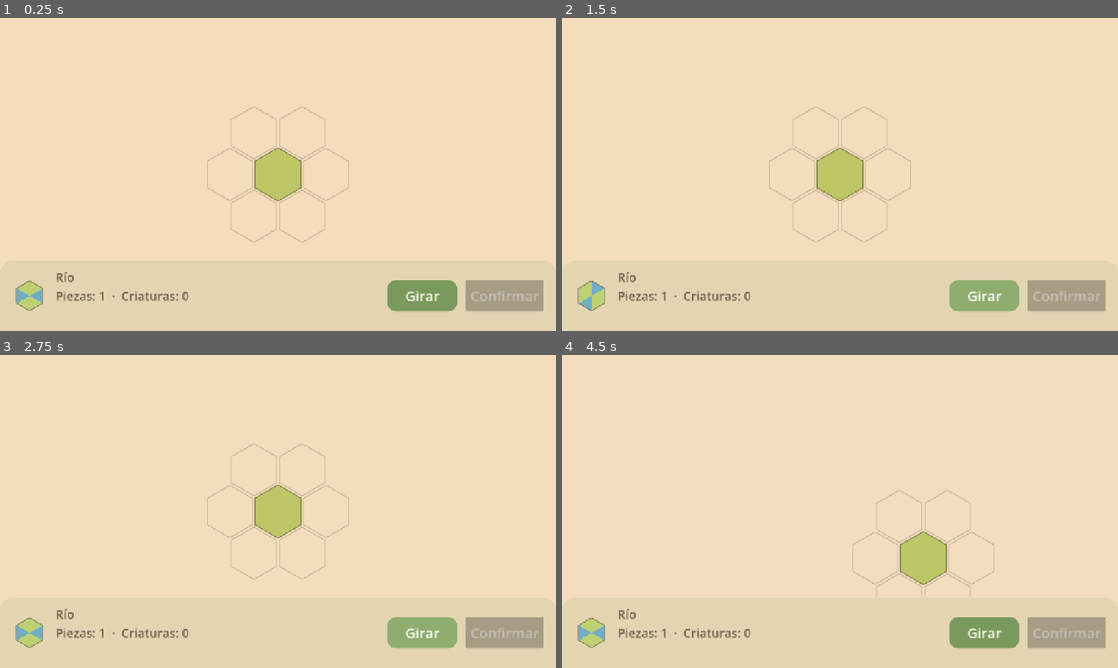
Above: before the commit, frames 1-4 (two rows, left to right).
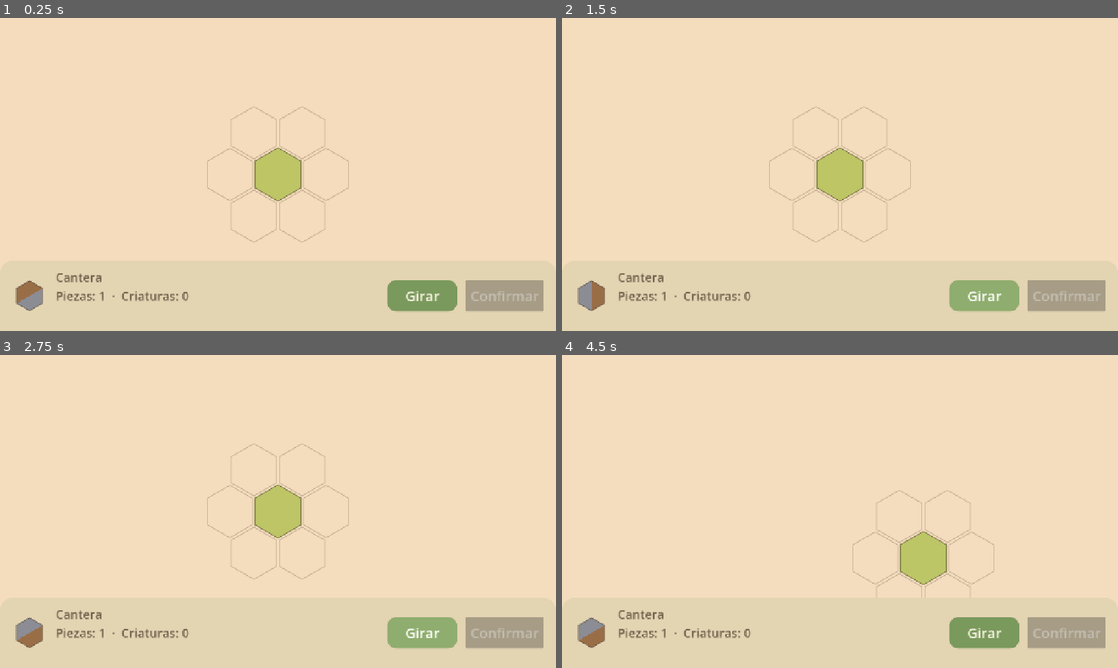
Above: after the commit, the same moments.

Repository: Rosnye/CozyG
Game: Godot game, scene res://scenes/juego.tscn
The game is run twice, just before and just after one commit, with the same random seed, the same clock (stepped at 60 frames per second) and the same inputs.
Inputs (mouse positions are in pixels of both pictures, inside the frame that each line leads up to):
- Up to frame 1 (0.25 s): no input
- Up to frame 2 (1.5 s): click "Girar" at 0.5 s; click "Girar" at 1.25 s
- Up to frame 3 (2.75 s): click "Girar" at 2 s
- Up to frame 4 (4.5 s): tap Enter at 2.75, 4.25 s; move the mouse to (962, 495) at 2.77 s; tap R at 2.85, 4.35 s; click (962, 495) at 2.92 s; tap Space at 3.02, 3.5 s; drag from (728, 527) to (812, 574) at 3.52 s; move the mouse to (895, 442) at 4.27 s; click (895, 442) at 4.42 s

The runs differ from the first frame. In frame 1, 0.5% of the frame differs, in the area x 3-19%, y 81-94%; in frame 2, 0.4%; in frame 3, 0.5%; in frame 4, 0.5%.

Commit message:
Nuevos biomas (tierra, piedra, mineral), recursos, construcciones y economia con pruebas
Co-Authored-By: Claude Sonnet 5.5 <noreply@anthropic.com>

Diff:
--- /dev/null
+++ b/data/construcciones/aserradero.tres
@@ -0,0 +1,13 @@
+[gd_resource type="Resource" script_class="ConstruccionDatos" load_steps=2 format=3]
+
+[ext_resource type="Script" path="res://scripts/construccion_datos.gd" id="1"]
+
+[resource]
+script = ExtResource("1")
+id = &"aserradero"
+nombre = "Aserradero"
+color = Color(0.55, 0.38, 0.22, 1)
+produce = &"madera"
+por_minuto = 12.0
+afinidad = {&"bosque": 1.0}
+costo = {&"madera": 8}
--- /dev/null
+++ b/data/construcciones/cantera.tres
@@ -0,0 +1,13 @@
+[gd_resource type="Resource" script_class="ConstruccionDatos" load_steps=2 format=3]
+
+[ext_resource type="Script" path="res://scripts/construccion_datos.gd" id="1"]
+
+[resource]
+script = ExtResource("1")
+id = &"cantera"
+nombre = "Cantera"
+color = Color(0.45, 0.45, 0.5, 1)
+produce = &"piedra"
+por_minuto = 10.0
+afinidad = {&"piedra": 1.0}
+costo = {&"madera": 15}
--- /dev/null
+++ b/data/construcciones/corral.tres
@@ -0,0 +1,13 @@
+[gd_resource type="Resource" script_class="ConstruccionDatos" load_steps=2 format=3]
+
+[ext_resource type="Script" path="res://scripts/construccion_datos.gd" id="1"]
+
+[resource]
+script = ExtResource("1")
+id = &"corral"
+nombre = "Corral"
+color = Color(0.8, 0.4, 0.38, 1)
+produce = &"carne"
+por_minuto = 10.0
+afinidad = {&"prado": 1.0}
+costo = {&"madera": 10}
--- /dev/null
+++ b/data/construcciones/granja_trigo.tres
@@ -0,0 +1,13 @@
+[gd_resource type="Resource" script_class="ConstruccionDatos" load_steps=2 format=3]
+
+[ext_resource type="Script" path="res://scripts/construccion_datos.gd" id="1"]
+
+[resource]
+script = ExtResource("1")
+id = &"granja_trigo"
+nombre = "Granja de trigo"
+color = Color(0.88, 0.72, 0.25, 1)
+produce = &"trigo"
+por_minuto = 12.0
+afinidad = {&"tierra": 1.0, &"prado": 0.3}
+costo = {&"madera": 12}
--- /dev/null
+++ b/data/construcciones/mina_plata.tres
@@ -0,0 +1,13 @@
+[gd_resource type="Resource" script_class="ConstruccionDatos" load_steps=2 format=3]
+
+[ext_resource type="Script" path="res://scripts/construccion_datos.gd" id="1"]
+
+[resource]
+script = ExtResource("1")
+id = &"mina_plata"
+nombre = "Mina de plata"
+color = Color(0.7, 0.75, 0.85, 1)
+produce = &"mineral"
+por_minuto = 6.0
+afinidad = {&"mineral": 1.0, &"piedra": 0.3}
+costo = {&"madera": 15, &"piedra": 10}
--- /dev/null
+++ b/data/construcciones/pesqueria.tres
@@ -0,0 +1,13 @@
+[gd_resource type="Resource" script_class="ConstruccionDatos" load_steps=2 format=3]
+
+[ext_resource type="Script" path="res://scripts/construccion_datos.gd" id="1"]
+
+[resource]
+script = ExtResource("1")
+id = &"pesqueria"
+nombre = "Pesquería"
+color = Color(0.3, 0.5, 0.75, 1)
+produce = &"pescado"
+por_minuto = 12.0
+afinidad = {&"agua": 1.0}
+costo = {&"madera": 10}
--- /dev/null
+++ b/data/piezas/campo.tres
@@ -0,0 +1,11 @@
+[gd_resource type="Resource" script_class="PiezaDatos" load_steps=2 format=3]
+
+[ext_resource type="Script" path="res://scripts/pieza_datos.gd" id="1"]
+
+[resource]
+script = ExtResource("1")
+id = &"campo"
+nombre = "Campo"
+color = Color(0.68, 0.62, 0.37, 1)
+peso = 2
+bordes = Array[StringName]([&"tierra", &"tierra", &"tierra", &"prado", &"prado", &"prado"])
--- /dev/null
+++ b/data/piezas/cantera.tres
@@ -0,0 +1,11 @@
+[gd_resource type="Resource" script_class="PiezaDatos" load_steps=2 format=3]
+
+[ext_resource type="Script" path="res://scripts/pieza_datos.gd" id="1"]
+
+[resource]
+script = ExtResource("1")
+id = &"cantera"
+nombre = "Cantera"
+color = Color(0.58, 0.49, 0.42, 1)
+peso = 2
+bordes = Array[StringName]([&"piedra", &"piedra", &"piedra", &"tierra", &"tierra", &"tierra"])
--- /dev/null
+++ b/data/piezas/mineral.tres
@@ -0,0 +1,11 @@
+[gd_resource type="Resource" script_class="PiezaDatos" load_steps=2 format=3]
+
+[ext_resource type="Script" path="res://scripts/pieza_datos.gd" id="1"]
+
+[resource]
+script = ExtResource("1")
+id = &"mineral"
+nombre = "Veta de plata"
+color = Color(0.8, 0.84, 0.9, 1)
+peso = 1
+bordes = Array[StringName]([&"mineral", &"mineral", &"mineral", &"mineral", &"mineral", &"mineral"])
--- /dev/null
+++ b/data/piezas/piedra.tres
@@ -0,0 +1,11 @@
+[gd_resource type="Resource" script_class="PiezaDatos" load_steps=2 format=3]
+
+[ext_resource type="Script" path="res://scripts/pieza_datos.gd" id="1"]
+
+[resource]
+script = ExtResource("1")
+id = &"piedra"
+nombre = "Mina"
+color = Color(0.55, 0.55, 0.58, 1)
+peso = 2
+bordes = Array[StringName]([&"piedra", &"piedra", &"piedra", &"piedra", &"piedra", &"piedra"])
--- /dev/null
+++ b/data/piezas/tierra.tres
@@ -0,0 +1,11 @@
+[gd_resource type="Resource" script_class="PiezaDatos" load_steps=2 format=3]
+
+[ext_resource type="Script" path="res://scripts/pieza_datos.gd" id="1"]
+
+[resource]
+script = ExtResource("1")
+id = &"tierra"
+nombre = "Tierra de cultivo"
+color = Color(0.6, 0.43, 0.28, 1)
+peso = 2
+bordes = Array[StringName]([&"tierra", &"tierra", &"tierra", &"tierra", &"tierra", &"tierra"])
--- /dev/null
+++ b/data/piezas/veta.tres
@@ -0,0 +1,11 @@
+[gd_resource type="Resource" script_class="PiezaDatos" load_steps=2 format=3]
+
+[ext_resource type="Script" path="res://scripts/pieza_datos.gd" id="1"]
+
+[resource]
+script = ExtResource("1")
+id = &"veta"
+nombre = "Filón"
+color = Color(0.68, 0.7, 0.74, 1)
+peso = 1
+bordes = Array[StringName]([&"mineral", &"mineral", &"piedra", &"piedra", &"piedra", &"piedra"])
--- /dev/null
+++ b/data/recursos/carne.tres
@@ -0,0 +1,10 @@
+[gd_resource type="Resource" script_class="RecursoDatos" load_steps=2 format=3]
+
+[ext_resource type="Script" path="res://scripts/recurso_datos.gd" id="1"]
+
+[resource]
+script = ExtResource("1")
+id = &"carne"
+nombre = "Carne"
+color = Color(0.85, 0.45, 0.42, 1)
+inicial = 0
--- /dev/null
+++ b/data/recursos/madera.tres
@@ -0,0 +1,10 @@
+[gd_resource type="Resource" script_class="RecursoDatos" load_steps=2 format=3]
+
+[ext_resource type="Script" path="res://scripts/recurso_datos.gd" id="1"]
+
+[resource]
+script = ExtResource("1")
+id = &"madera"
+nombre = "Madera"
+color = Color(0.6, 0.42, 0.25, 1)
+inicial = 20
--- /dev/null
+++ b/data/recursos/mineral.tres
@@ -0,0 +1,10 @@
+[gd_resource type="Resource" script_class="RecursoDatos" load_steps=2 format=3]
+
+[ext_resource type="Script" path="res://scripts/recurso_datos.gd" id="1"]
+
+[resource]
+script = ExtResource("1")
+id = &"mineral"
+nombre = "Mineral"
+color = Color(0.8, 0.84, 0.92, 1)
+inicial = 0
--- /dev/null
+++ b/data/recursos/pescado.tres
@@ -0,0 +1,10 @@
+[gd_resource type="Resource" script_class="RecursoDatos" load_steps=2 format=3]
+
+[ext_resource type="Script" path="res://scripts/recurso_datos.gd" id="1"]
+
+[resource]
+script = ExtResource("1")
+id = &"pescado"
+nombre = "Pescado"
+color = Color(0.4, 0.62, 0.85, 1)
+inicial = 0
--- /dev/null
+++ b/data/recursos/piedra.tres
@@ -0,0 +1,10 @@
+[gd_resource type="Resource" script_class="RecursoDatos" load_steps=2 format=3]
+
+[ext_resource type="Script" path="res://scripts/recurso_datos.gd" id="1"]
+
+[resource]
+script = ExtResource("1")
+id = &"piedra"
+nombre = "Piedra"
+color = Color(0.55, 0.55, 0.58, 1)
+inicial = 0
--- /dev/null
+++ b/data/recursos/trigo.tres
@@ -0,0 +1,10 @@
+[gd_resource type="Resource" script_class="RecursoDatos" load_steps=2 format=3]
+
+[ext_resource type="Script" path="res://scripts/recurso_datos.gd" id="1"]
+
+[resource]
+script = ExtResource("1")
+id = &"trigo"
+nombre = "Trigo"
+color = Color(0.93, 0.8, 0.35, 1)
+inicial = 0
--- a/data/terrenos.tres
+++ b/data/terrenos.tres
@@ -7,5 +7,8 @@
 colores = {
 &"agua": Color(0.45, 0.68, 0.78, 1),
 &"bosque": Color(0.36, 0.55, 0.34, 1),
-&"prado": Color(0.74, 0.82, 0.45, 1)
+&"mineral": Color(0.8, 0.84, 0.9, 1),
+&"piedra": Color(0.55, 0.55, 0.58, 1),
+&"prado": Color(0.74, 0.82, 0.45, 1),
+&"tierra": Color(0.6, 0.43, 0.28, 1)
 }
--- /dev/null
+++ b/scripts/construccion_datos.gd
@@ -0,0 +1,17 @@
+class_name ConstruccionDatos
+extends Resource
+## Una construcción que se puede levantar sobre una pieza y produce un recurso.
+## Rinde más o menos según los terrenos de los bordes de la pieza (`afinidad`).
+
+@export var id: StringName = &""
+@export var nombre: String = ""
+@export var color: Color = Color.WHITE
+## Recurso que produce.
+@export var produce: StringName = &""
+## Unidades por minuto con rendimiento del 100 %.
+@export var por_minuto: float = 12.0
+## Terreno -> aprovechamiento (1 = pleno). Cada borde de la pieza aporta 1/6.
+@export var afinidad: Dictionary = {}
+## Recurso -> cantidad que cuesta construirla.
+@export var costo: Dictionary = {}
+@export var arte: Texture2D
--- /dev/null
+++ b/scripts/economia.gd
@@ -0,0 +1,110 @@
+class_name Economia
+extends RefCounted
+## Recursos y construcciones. Lógica pura: no dibuja ni usa nodos.
+
+## Parte del costo que se devuelve al quitar una construcción.
+const DEVOLUCION: float = 0.5
+
+## id de recurso (StringName) -> cantidad (float, para acumular fracciones)
+var recursos: Dictionary = {}
+## Vector2i -> ConstruccionDatos
+var construcciones: Dictionary = {}
+
+
+## Empieza con las cantidades iniciales de cada recurso.
+func iniciar(datos: Array[RecursoDatos]) -> void:
+	recursos.clear()
+	construcciones.clear()
+	for recurso in datos:
+		recursos[recurso.id] = float(recurso.inicial)
+
+
+func cantidad(id: StringName) -> int:
+	# El pequeño margen evita que 2.9999999 se muestre como 2.
+	return floori(float(recursos.get(id, 0.0)) + 0.000001)
+
+
+## Rendimiento (0 a 1 o más) de una construcción sobre una pieza, según sus 6 bordes.
+static func eficiencia(construccion: ConstruccionDatos, pieza: PiezaDatos) -> float:
+	var total: float = 0.0
+	for direccion in 6:
+		total += float(construccion.afinidad.get(pieza.borde(direccion), 0.0))
+	return total / 6.0
+
+
+static func por_minuto(construccion: ConstruccionDatos, pieza: PiezaDatos) -> float:
+	return construccion.por_minuto * eficiencia(construccion, pieza)
+
+
+func puede_pagar(costo: Dictionary) -> bool:
+	for id: StringName in costo:
+		if cantidad(id) < int(costo[id]):
+			return false
+	return true
+
+
+func puede_construir(coord: Vector2i, construccion: ConstruccionDatos, tablero: Tablero) -> bool:
+	if not tablero.esta_ocupado(coord) or construcciones.has(coord):
+		return false
+	if eficiencia(construccion, tablero.pieza_en(coord)) <= 0.0:
+		return false
+	return puede_pagar(construccion.costo)
+
+
+func construir(coord: Vector2i, construccion: ConstruccionDatos, tablero: Tablero) -> bool:
+	if not puede_construir(coord, construccion, tablero):
+		return false
+	for id: StringName in construccion.costo:
+		recursos[id] = float(recursos.get(id, 0.0)) - float(construccion.costo[id])
+	construcciones[coord] = construccion
+	return true
+
+
+## Quita la construcción de una pieza y devuelve parte del costo.
+func quitar(coord: Vector2i) -> bool:
+	if not construcciones.has(coord):
+		return false
+	var construccion: ConstruccionDatos = construcciones[coord]
+	for id: StringName in construccion.costo:
+		recursos[id] = float(recursos.get(id, 0.0)) + floorf(float(construccion.costo[id]) * DEVOLUCION)
+	construcciones.erase(coord)
+	return true
+
+
+## Produce lo que toca en `delta` segundos.
+func avanzar(delta: float, tablero: Tablero) -> void:
+	for coord: Vector2i in construcciones:
+		var construccion: ConstruccionDatos = construcciones[coord]
+		var pieza: PiezaDatos = tablero.pieza_en(coord)
+		if pieza == null:
+			continue
+		var ganado: float = por_minuto(construccion, pieza) / 60.0 * delta
+		recursos[construccion.produce] = float(recursos.get(construccion.produce, 0.0)) + ganado
+
+
+func a_diccionario() -> Dictionary:
+	var guardados: Dictionary = {}
+	for id: StringName in recursos:
+		guardados[String(id)] = recursos[id]
+	var lista: Array = []
+	for coord: Vector2i in construcciones:
+		lista.append({"q": coord.x, "r": coord.y, "construccion": String(construcciones[coord].id)})
+	return {"recursos": guardados, "construcciones": lista}
+
+
+## Restaura lo guardado encima de los valores iniciales. `catalogo` mapea id -> ConstruccionDatos.
+## Ignora construcciones desconocidas o sobre piezas que ya no existen.
+func desde_diccionario(datos: Dictionary, catalogo: Dictionary, tablero: Tablero) -> void:
+	if datos.get("recursos") is Dictionary:
+		for id in datos["recursos"]:
+			recursos[StringName(str(id))] = float(datos["recursos"][id])
+	construcciones.clear()
+	if not datos.get("construcciones") is Array:
+		return
+	for dato in datos["construcciones"]:
+		if not dato is Dictionary or not (dato.has("q") and dato.has("r") and dato.has("construccion")):
+			continue
+		var id := StringName(str(dato["construccion"]))
+		var coord := Vector2i(int(dato["q"]), int(dato["r"]))
+		if catalogo.has(id) and tablero.esta_ocupado(coord):
+			construcciones[coord] = catalogo[id]
--- /dev/null
+++ b/scripts/recurso_datos.gd
@@ -0,0 +1,10 @@
+class_name RecursoDatos
+extends Resource
+## Un recurso del juego (madera, trigo...). El icono es un dato: sin él se usa el color.
+
+@export var id: StringName = &""
+@export var nombre: String = ""
+@export var color: Color = Color.WHITE
+## Cantidad con la que empieza una partida nueva.
+@export var inicial: int = 0
+@export var icono: Texture2D
--- /dev/null
+++ b/tests/prueba_economia.gd
@@ -0,0 +1,165 @@
+extends "res://tests/prueba_base.gd"
+
+const A: StringName = &"agua"
+const B: StringName = &"bosque"
+const P: StringName = &"prado"
+const T: StringName = &"tierra"
+
+
+func _pieza(id: StringName, bordes: Array[StringName]) -> PiezaDatos:
+	var p := PiezaDatos.new()
+	p.id = id
+	p.bordes = bordes
+	return p
+
+
+func _construccion(id: StringName, produce: StringName, afinidad: Dictionary, costo: Dictionary, por_minuto: float = 60.0) -> ConstruccionDatos:
+	var c := ConstruccionDatos.new()
+	c.id = id
+	c.produce = produce
+	c.afinidad = afinidad
+	c.costo = costo
+	c.por_minuto = por_minuto
+	return c
+
+
+func _recurso(id: StringName, inicial: int) -> RecursoDatos:
+	var r := RecursoDatos.new()
+	r.id = id
+	r.inicial = inicial
+	return r
+
+
+func _economia(madera: int = 20) -> Economia:
+	var e := Economia.new()
+	e.iniciar([_recurso(&"madera", madera), _recurso(&"trigo", 0)] as Array[RecursoDatos])
+	return e
+
+
+func _bosque() -> PiezaDatos:
+	return _pieza(&"bosque", [B, B, B, B, B, B] as Array[StringName])
+
+
+func prueba_eficiencia_segun_los_bordes() -> void:
+	var aserradero := _construccion(&"aserradero", &"madera", {B: 1.0}, {})
+	afirmar_igual(Economia.eficiencia(aserradero, _bosque()), 1.0, "bosque puro: 100 %")
+	var claro := _pieza(&"claro", [B, B, B, P, P, P] as Array[StringName])
+	afirmar_igual(Economia.eficiencia(aserradero, claro), 0.5, "mitad bosque: 50 %")
+	var agua := _pieza(&"agua", [A, A, A, A, A, A] as Array[StringName])
+	afirmar_igual(Economia.eficiencia(aserradero, agua), 0.0, "sin bosque: 0 %")
+
+
+func prueba_afinidad_parcial() -> void:
+	var granja := _construccion(&"granja", &"trigo", {T: 1.0, P: 0.3}, {})
+	var campo := _pieza(&"campo", [T, T, T, P, P, P] as Array[StringName])
+	afirmar(absf(Economia.eficiencia(granja, campo) - 0.65) < 0.0001, "3 de tierra y 3 de prado a 0.3 = 65 %")
+
+
+func prueba_inicio_con_recursos_iniciales() -> void:
+	var e := _economia(20)
+	afirmar_igual(e.cantidad(&"madera"), 20, "madera inicial")
+	afirmar_igual(e.cantidad(&"trigo"), 0, "trigo inicial")
+	afirmar_igual(e.cantidad(&"desconocido"), 0, "recurso desconocido = 0")
+
+
+func prueba_construir_cobra_el_costo() -> void:
+	var e := _economia(20)
+	var t := Tablero.new()
+	t.colocar(Vector2i.ZERO, _bosque())
+	var aserradero := _construccion(&"aserradero", &"madera", {B: 1.0}, {&"madera": 8})
+	afirmar(e.construir(Vector2i.ZERO, aserradero, t), "se construye")
+	afirmar_igual(e.cantidad(&"madera"), 12, "se cobraron 8")
+	afirmar(not e.construir(Vector2i.ZERO, aserradero, t), "no se construye dos veces en la misma pieza")
+	afirmar_igual(e.cantidad(&"madera"), 12, "y no se cobra de nuevo")
+
+
+func prueba_no_se_construye_sin_fondos_ni_sin_pieza_ni_sin_rendimiento() -> void:
+	var e := _economia(5)
+	var t := Tablero.new()
+	t.colocar(Vector2i.ZERO, _bosque())
+	var cara := _construccion(&"cara", &"madera", {B: 1.0}, {&"madera": 8})
+	afirmar(not e.construir(Vector2i.ZERO, cara, t), "sin fondos")
+	afirmar_igual(e.cantidad(&"madera"), 5, "no se cobra")
+	var barata := _construccion(&"barata", &"madera", {B: 1.0}, {&"madera": 1})
+	afirmar(not e.construir(Vector2i(3, 3), barata, t), "no hay pieza ahí")
+	var pesqueria := _construccion(&"pesqueria", &"pescado", {A: 1.0}, {&"madera": 1})
+	afirmar(not e.construir(Vector2i.ZERO, pesqueria, t), "en bosque una pesquería no rinde: no se permite")
+
+
+func prueba_costo_con_varios_recursos() -> void:
+	var e := Economia.new()
+	e.iniciar([_recurso(&"madera", 20), _recurso(&"piedra", 5)] as Array[RecursoDatos])
+	var t := Tablero.new()
+	t.colocar(Vector2i.ZERO, _bosque())
+	var mina := _construccion(&"mina", &"mineral", {B: 1.0}, {&"madera": 15, &"piedra": 10})
+	afirmar(not e.puede_construir(Vector2i.ZERO, mina, t), "falta piedra")
+	afirmar(not e.puede_pagar(mina.costo), "no puede pagar")
+
+
+func prueba_quitar_devuelve_la_mitad() -> void:
+	var e := _economia(20)
+	var t := Tablero.new()
+	t.colocar(Vector2i.ZERO, _bosque())
+	var aserradero := _construccion(&"aserradero", &"madera", {B: 1.0}, {&"madera": 9})
+	e.construir(Vector2i.ZERO, aserradero, t)
+	afirmar_igual(e.cantidad(&"madera"), 11, "tras construir")
+	afirmar(e.quitar(Vector2i.ZERO), "se quita")
+	afirmar_igual(e.cantidad(&"madera"), 15, "se devuelve la mitad redondeada hacia abajo (4 de 9)")
+	afirmar(not e.quitar(Vector2i.ZERO), "ya no hay nada que quitar")
+
+
+func prueba_produce_con_el_tiempo() -> void:
+	var e := _economia(20)
+	var t := Tablero.new()
+	t.colocar(Vector2i.ZERO, _bosque())
+	var aserradero := _construccion(&"aserradero", &"madera", {B: 1.0}, {}, 60.0)  # 1 por segundo
+	e.construir(Vector2i.ZERO, aserradero, t)
+	e.avanzar(10.0, t)
+	afirmar_igual(e.cantidad(&"madera"), 30, "10 s = +10")
+	# Con 50 % de rendimiento, la mitad.
+	var claro := _pieza(&"claro", [B, B, B, P, P, P] as Array[StringName])
+	t.colocar(Vector2i(1, 0), claro)
+	e.construir(Vector2i(1, 0), aserradero, t)
+	e.avanzar(10.0, t)
+	afirmar_igual(e.cantidad(&"madera"), 45, "otros 10 s: +10 del primero y +5 del segundo")
+
+
+func prueba_las_fracciones_se_acumulan() -> void:
+	var e := _economia(0)
+	var t := Tablero.new()
+	t.colocar(Vector2i.ZERO, _bosque())
+	var lento := _construccion(&"lento", &"madera", {B: 1.0}, {}, 30.0)  # 0.5 por segundo
+	e.construir(Vector2i.ZERO, lento, t)
+	for i in 3:
+		e.avanzar(1.0, t)
+	afirmar_igual(e.cantidad(&"madera"), 1, "1.5 se muestra como 1")
+	e.avanzar(1.0, t)
+	afirmar_igual(e.cantidad(&"madera"), 2, "2.0 se muestra como 2")
+
+
+func prueba_guardar_y_restaurar() -> void:
+	var e := _economia(20)
+	var t := Tablero.new()
+	t.colocar(Vector2i.ZERO, _bosque())
+	var aserradero := _construccion(&"aserradero", &"madera", {B: 1.0}, {&"madera": 8})
+	e.construir(Vector2i.ZERO, aserradero, t)
+	e.avanzar(5.0, t)
+	var texto := JSON.stringify(e.a_diccionario())
+	var json := JSON.new()
+	afirmar_igual(json.parse(texto), OK, "JSON válido")
+	var otra := _economia(20)
+	otra.desde_diccionario(json.data, {&"aserradero": aserradero}, t)
+	afirmar_igual(otra.cantidad(&"madera"), e.cantidad(&"madera"), "misma madera")
+	afirmar(otra.construcciones.has(Vector2i.ZERO), "misma construcción")
+	# Construcciones desconocidas, basura o sobre piezas inexistentes se ignoran.
+	var sucio := {
+		"recursos": {"madera": 3.0},
+		"construcciones": [
+			{"q": 0, "r": 0, "construccion": "dragon"},
+			{"q": 9, "r": 9, "construccion": "aserradero"},
+			"basura",
+		],
+	}
+	otra.desde_diccionario(sucio, {&"aserradero": aserradero}, t)
+	afirmar(otra.construcciones.is_empty(), "nada válido que restaurar")
+	afirmar_igual(otra.cantidad(&"madera"), 3, "los recursos sí se restauran")
Not shown, added: scripts/construccion_datos.gd.uid
Not shown, added: scripts/economia.gd.uid
Not shown, added: scripts/recurso_datos.gd.uid
Not shown, added: tests/prueba_economia.gd.uid
